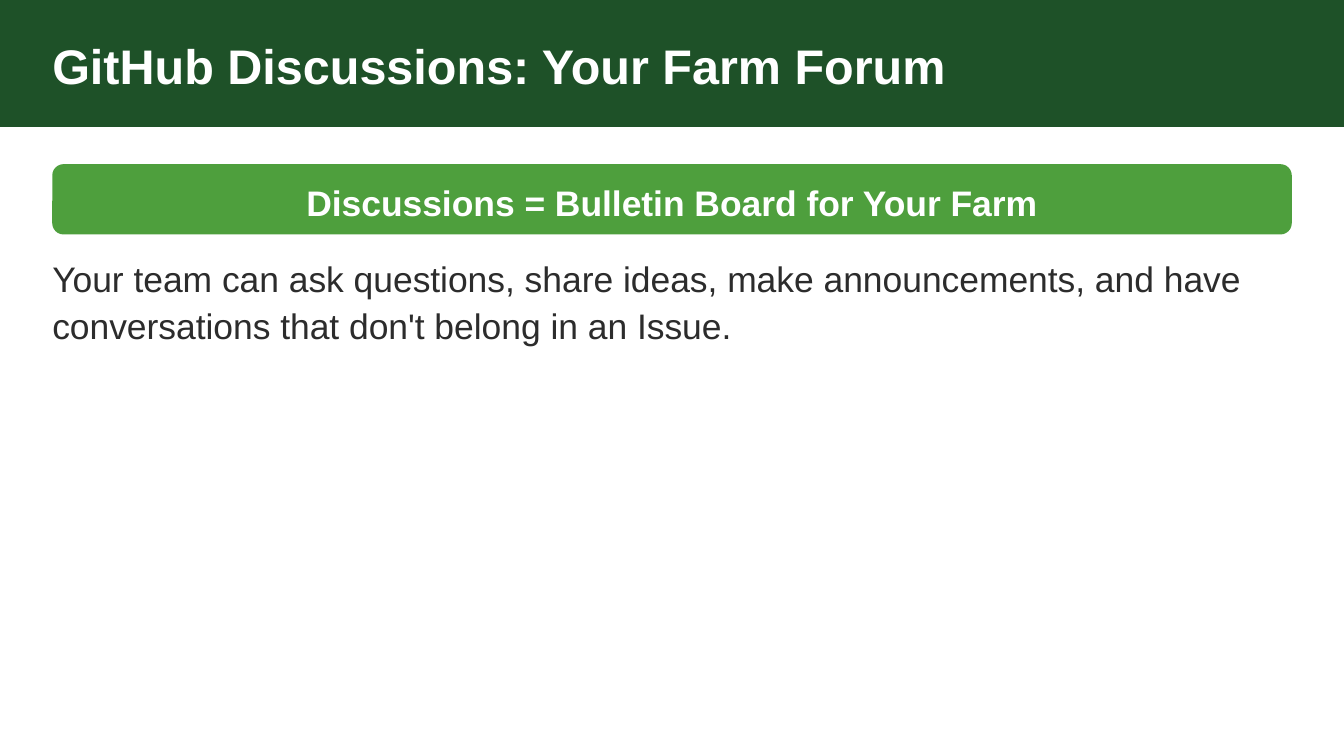
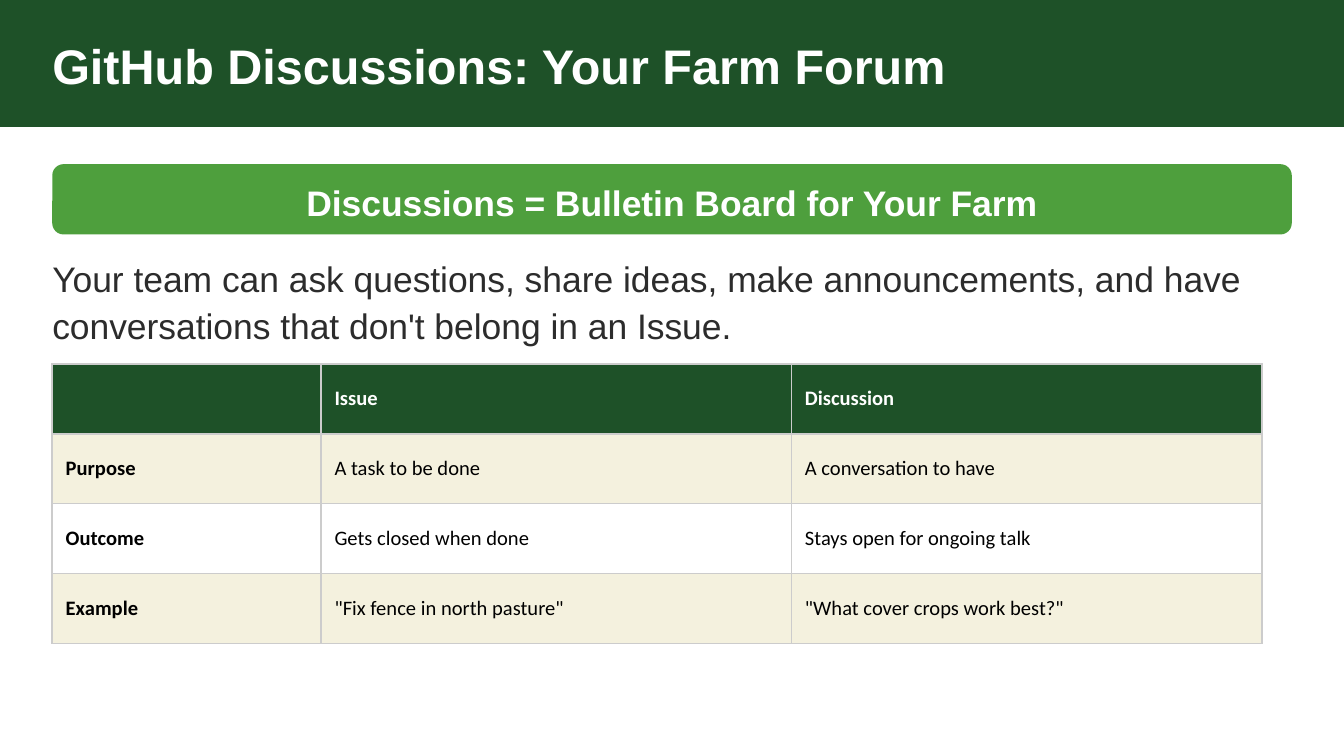
Before and after one commit to zircote/github4farms, a slide deck: slide 12 of sessions/session-05/slides.pptx. Drawn at 1344x756 pixels with LibreOffice and Linux fonts; fonts in the diff are those of the drawing. Boxes give left, top, right and bottom in pixels: in the first picture for what was removed or moved away, otherwise in the second. Text is boxed around its words. In the diff, an @@ line names an element or a change of style, - is before the commit and + after.

```diff
--- a/sessions/session-05/slides.pptx
+++ b/sessions/session-05/slides.pptx
@@ table added at (52, 364, 1262, 644), 4 rows, 3 columns @@
+ | Issue | Discussion
+Purpose | A task to be done | A conversation to have
+Outcome | Gets closed when done | Stays open for ongoing talk
+Example | "Fix fence in north pasture" | "What cover crops work best?"
```
Also in this commit, not shown: 5 other slides changed, 11 other files.
